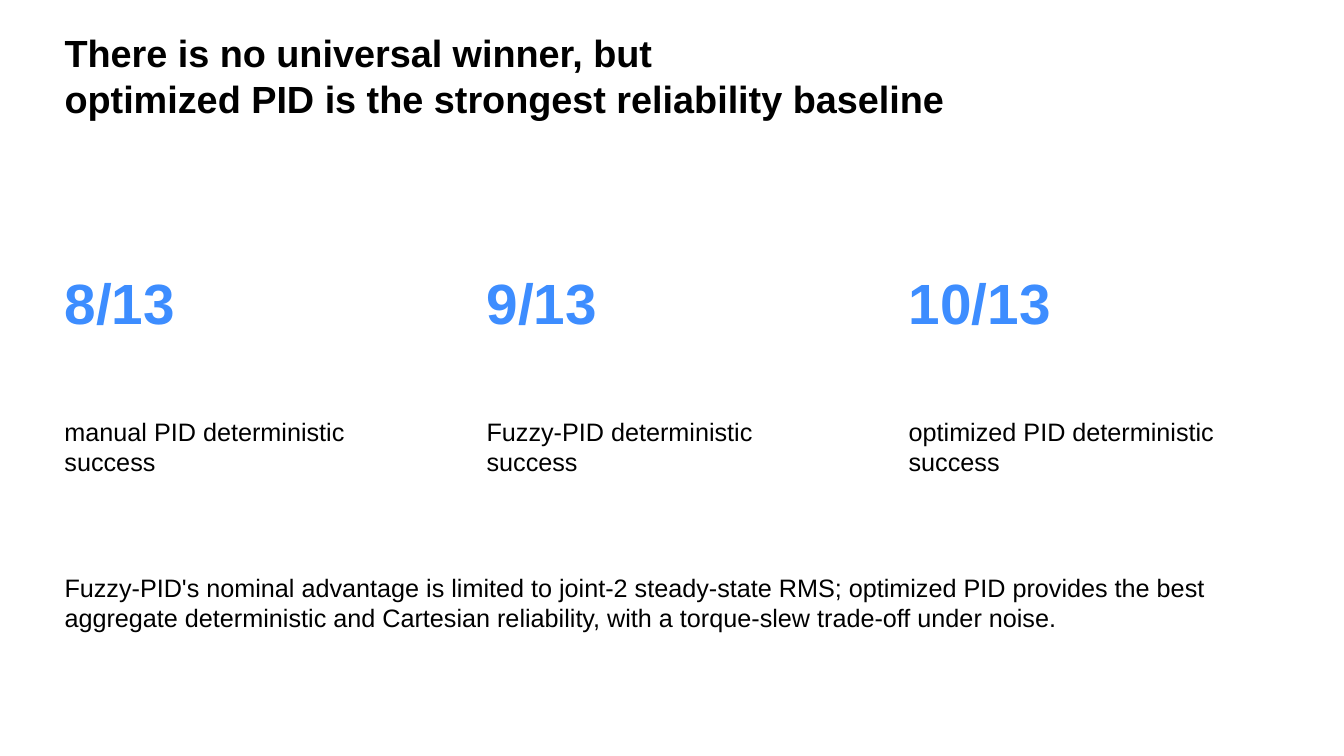
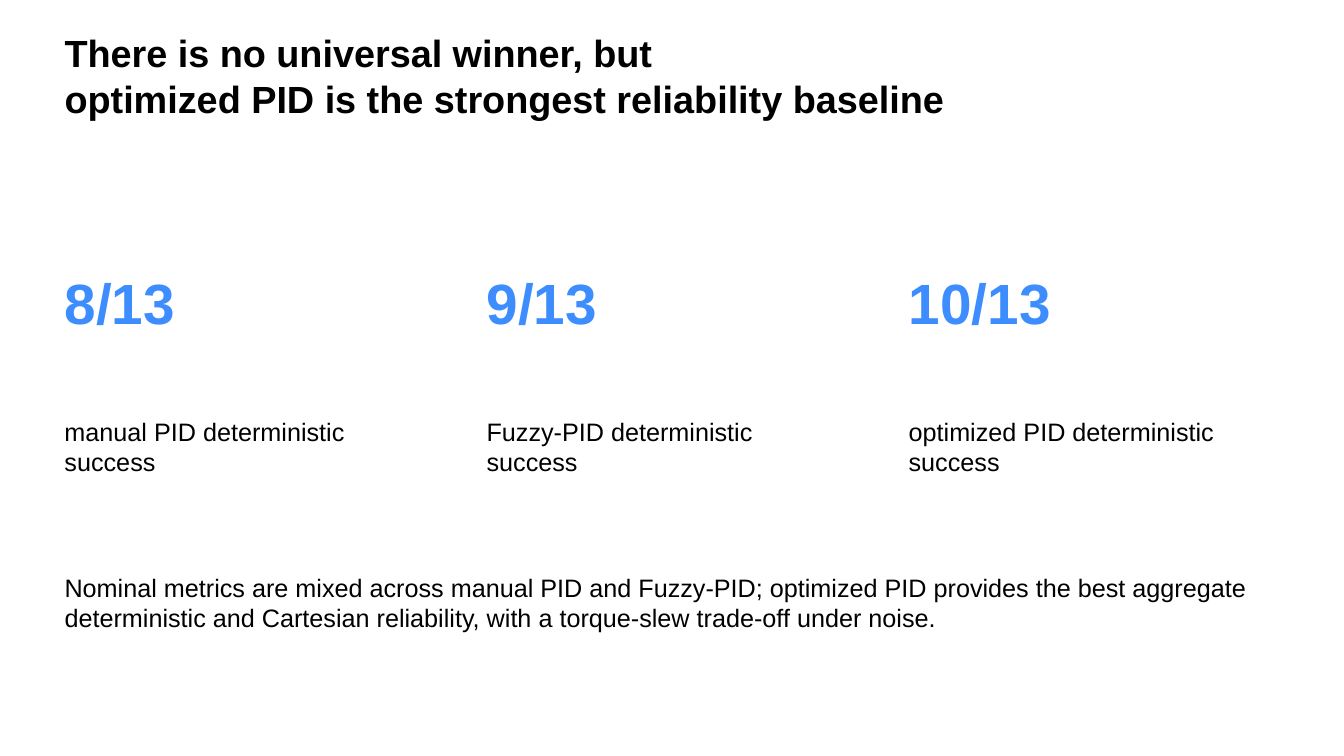
Before and after one commit to yzh423/PID-MATLAB, a slide deck: slide 9 of presentation/final_presentation.pptx. Drawn at 1344x756 pixels with LibreOffice and Linux fonts; fonts in the diff are those of the drawing. Boxes give left, top, right and bottom in pixels: in the first picture for what was removed or moved away, otherwise in the second. Text is boxed around its words. In the diff, an @@ line names an element or a change of style, - is before the commit and + after.

Commit message:
fix: narrow Phase 7B nominal claim

```diff
--- a/presentation/final_presentation.pptx
+++ b/presentation/final_presentation.pptx
@@ text at (65,578,1245,633): text changed @@
-Fuzzy-PID's nominal advantage is limited to joint-2 steady-state RMS; optimized PID provides the best aggregate deterministic and Cartesian reliability, with a torque-slew trade-off under noise.
+Nominal metrics are mixed across manual PID and Fuzzy-PID; optimized PID provides the best aggregate deterministic and Cartesian reliability, with a torque-slew trade-off under noise.
```
Also in this commit, not shown: 4 other files.
